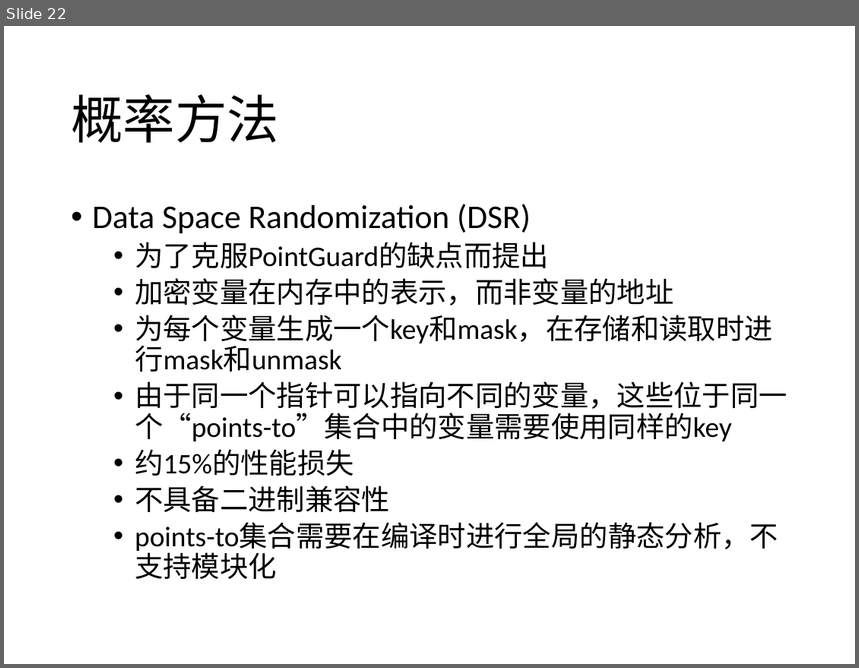
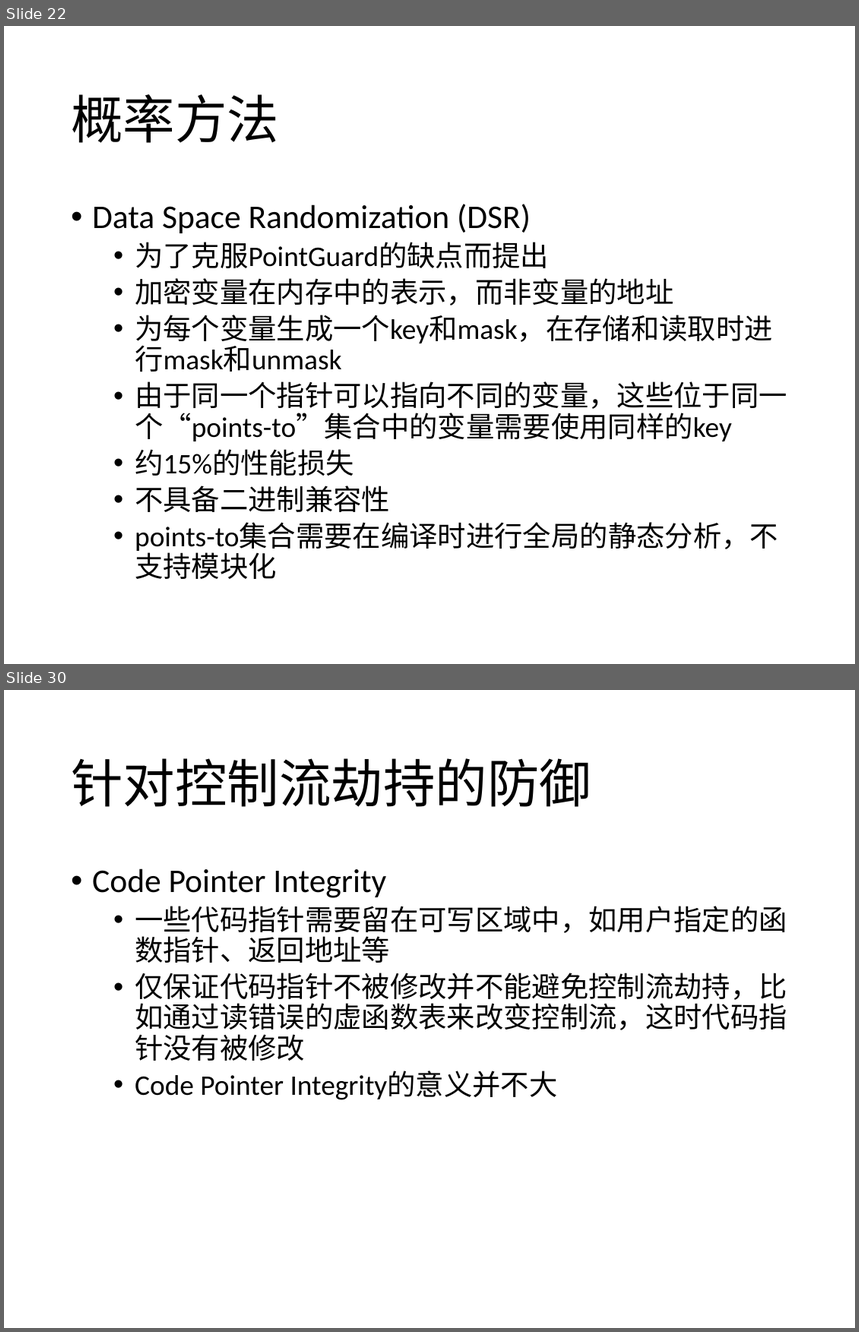
Before and after one commit to CodeATA/Docs, a slide deck: 内存安全报告.pptx. Shown one above the other, each under a label of ours: slide 22 before the commit, slides 22 and 30 after it; the slides between them are not shown. The pictures are 859x668 and 859x1332 pixels, drawn with LibreOffice and Linux fonts; fonts in the diff are those of the drawing. Boxes give left, top, right and bottom in pixels: in the first picture for what was removed or moved away, otherwise in the second. Text is boxed around its words. In the diff, an @@ line names an element or a change of style, - is before the commit and + after.

```diff
--- a/内存安全报告.pptx
+++ b/内存安全报告.pptx
@@ slide 30 added at (4,690,855,1328), background #FFFFFF @@
@@ title added at (71,758,591,807), 44 pt, text #000000 @@
+针对控制流劫持的防御
@@ text added at (92,869,788,1100), 24 pt, text #000000 @@
+• Code Pointer Integrity
+  • 一些代码指针需要留在可写区域中，如用户指定的函数指针、返回地址等
+  • 仅保证代码指针不被修改并不能避免控制流劫持，比如通过读错误的虚函数表来改变控制流，这时代码指针没有被修改
+  • Code Pointer Integrity的意义并不大
```
Also in this commit, not shown: 1 slide changed, 13 other slides added, 1 other file.
